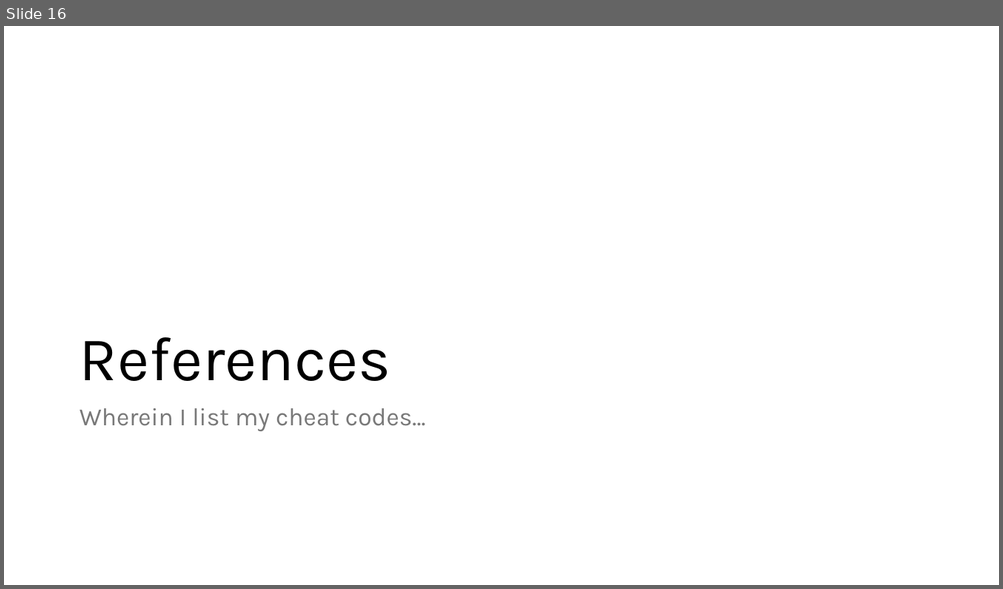
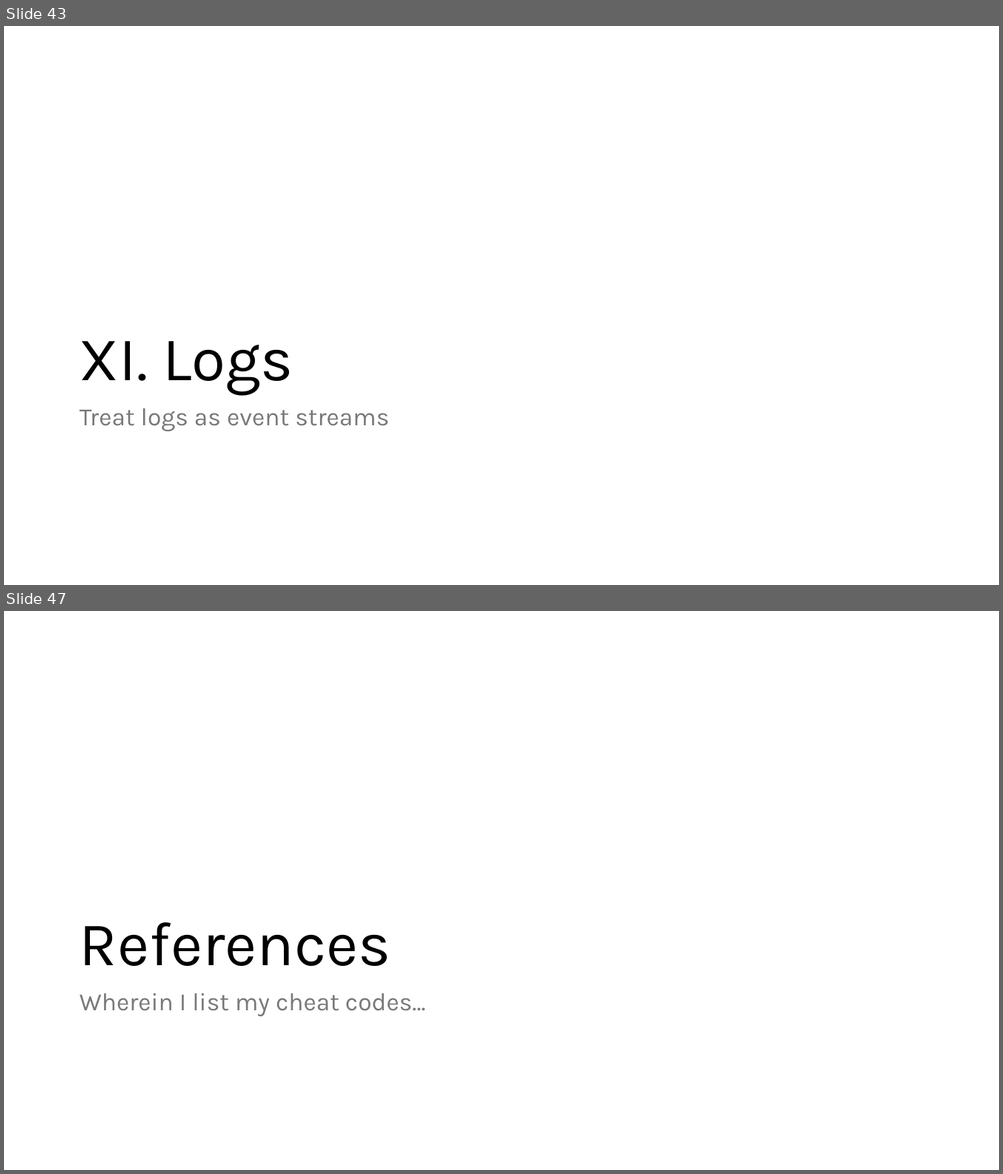
Before and after one commit to ericburcham/cloud-patterns-and-practices, a slide deck: Presentation.pptx. Shown one above the other, each under a label of ours: slide 16 before the commit, slides 43 and 47 after it; the slides between them are not shown. The pictures are 1003x589 and 1003x1174 pixels, drawn with LibreOffice and Linux fonts; fonts in the diff are those of the drawing. Boxes give left, top, right and bottom in pixels: in the first picture for what was removed or moved away, otherwise in the second. Text is boxed around its words. In the diff, an @@ line names an element or a change of style, - is before the commit and + after.

```diff
--- a/Presentation.pptx
+++ b/Presentation.pptx
@@ slide 43 added at (4,26,999,585), background #FFFFFF @@
@@ title added at (79,341,293,395), 60 pt, text #000000 @@
+XI. Logs
@@ text added at (79,409,389,432), 24 pt, text #797979 @@
+Treat logs as event streams
@@ what was slide 16 is now slide 47 @@
```
Also in this commit, not shown: 1 slide changed, 31 other slides added.
